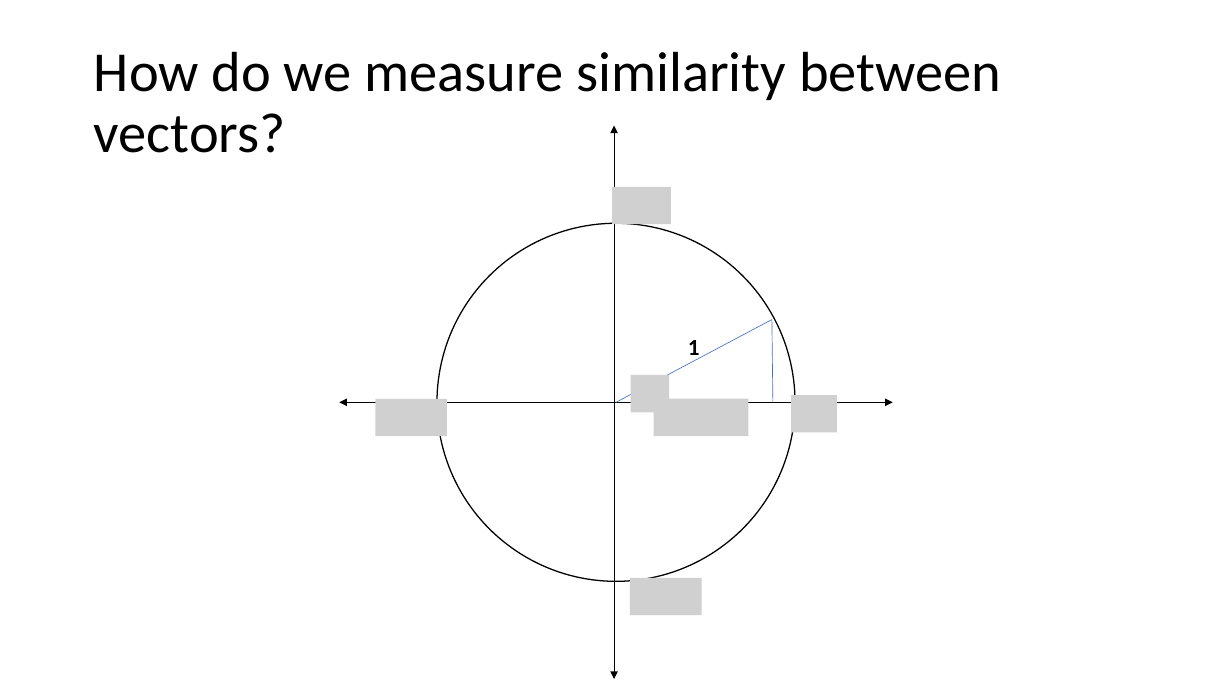
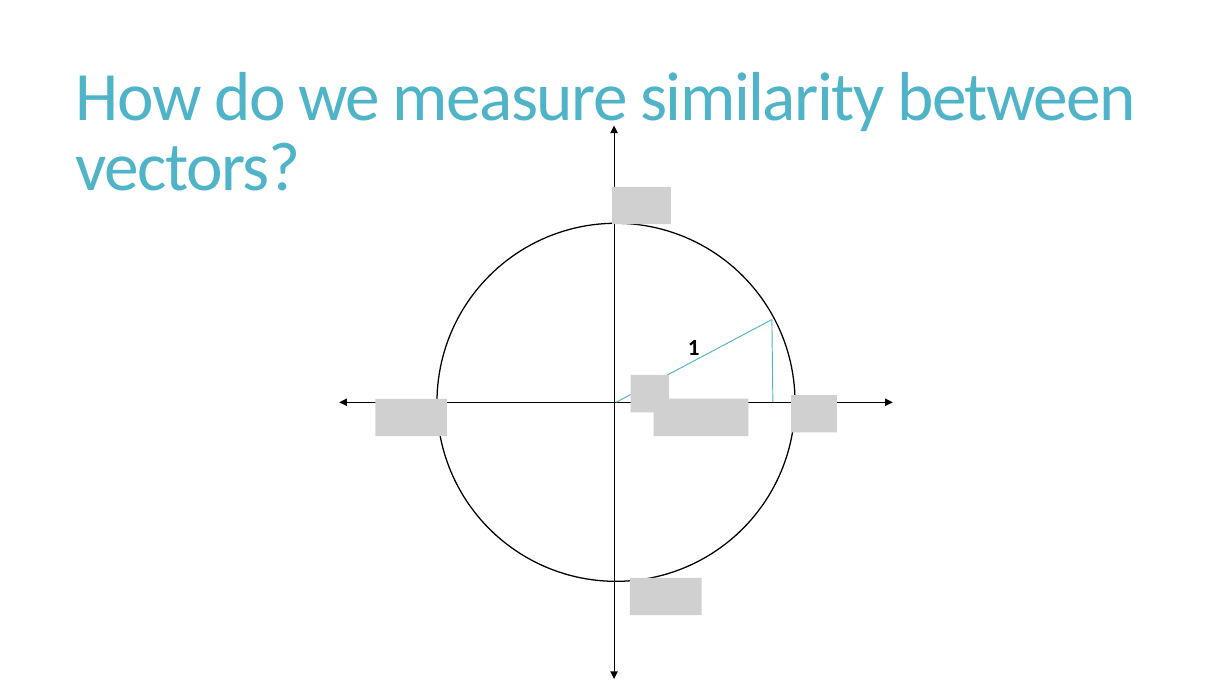
Before and after one commit to cchen23/AI4ALL_NLP, a slide deck: slide 20 of Slides/Week2_NLP_WordVectors.pptx (slide 14 before the commit). Drawn at 1232x693 pixels with LibreOffice and Linux fonts; fonts in the diff are those of the drawing; grey boxes stand for pictures. Boxes give left, top, right and bottom in pixels: in the first picture for what was removed or moved away, otherwise in the second. Text is boxed around its words. In the diff, an @@ line names an element or a change of style, - is before the commit and + after.

```diff
--- a/Slides/Week2_NLP_WordVectors.pptx
+++ b/Slides/Week2_NLP_WordVectors.pptx
@@ title "How do we measure similarity ...": place and size @@
-title "How do we measure similarity ..." at (94,51,1001,153)
+title "How do we measure similarity ..." at (76,72,1136,191)
@@ title "How do we measure similarity ..." at (76,72,1136,191): size 44 to 54 pt, text colour #000000 to #50B4C8, letter spacing 0 to -1.2 pt; line spacing 0.9 to 0.85 @@
@@ line (616, 402) - (772, 320): stroke #4472C4 0.5 pt to #50B4C8 0.75 pt @@
@@ line (772, 320) - (773, 402): stroke #4472C4 0.5 pt to #50B4C8 0.75 pt @@
@@ double arrow (339, 402) - (893, 402): stroke #000000 0.5 pt to #000000 0.75 pt @@
```
Also in this commit, not shown: 29 other slides changed, 6 slides added, 1 other file.
